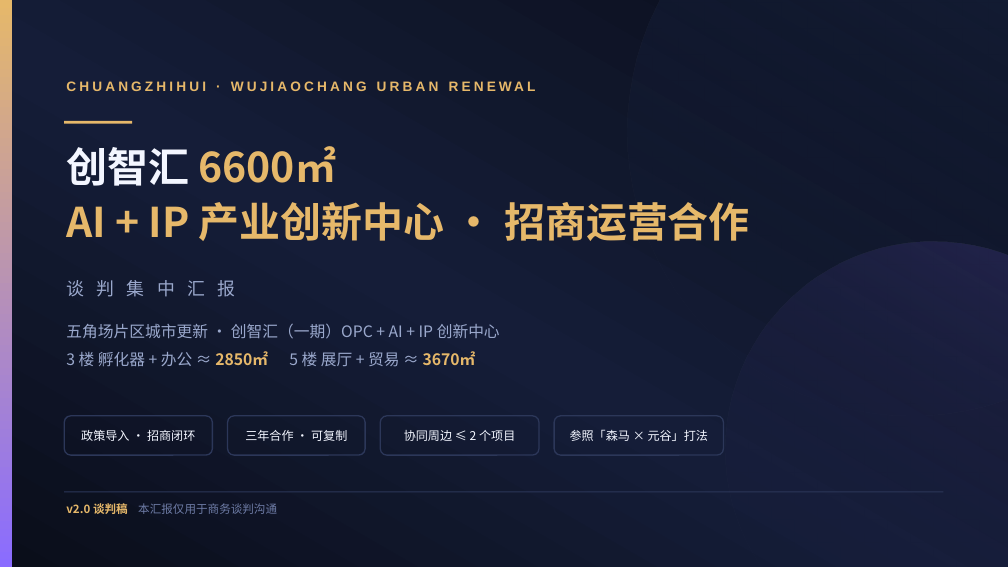
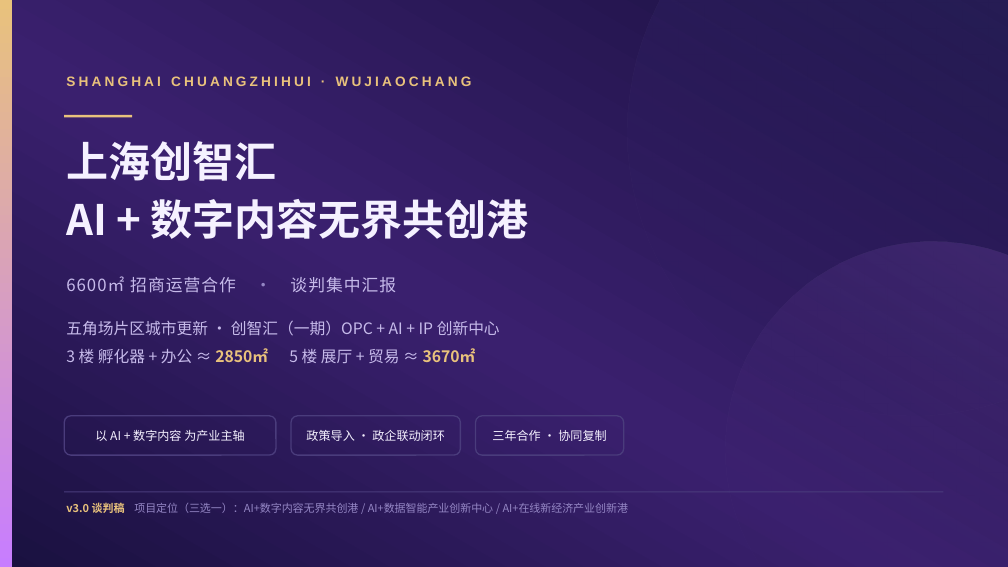
Before and after one commit to hujigang2010-maker/AIDEN, a slide deck: slide 1 of proposal/chuangzhihui-6600-proposal.pptx. Drawn at 1008x567 pixels with LibreOffice and Linux fonts; fonts in the diff are those of the drawing. Boxes give left, top, right and bottom in pixels: in the first picture for what was removed or moved away, otherwise in the second. Text is boxed around its words. In the diff, an @@ line names an element or a change of style, - is before the commit and + after.

```diff
--- a/proposal/chuangzhihui-6600-proposal.pptx
+++ b/proposal/chuangzhihui-6600-proposal.pptx
@@ rectangle at bbox=[0, 0, 1008, 567]: fill gradient #0A0E1A to #151D38 to gradient #1A1140 to #3A206E @@
@@ rectangle at bbox=[0, 0, 12, 567]: fill gradient #E6B86A to #8A6CFF to gradient #E9C27C to #C77DFF @@
@@ ellipse at bbox=[628, 0, 1008, 416]: fill gradient #5B8CFF to #0A0E1A to gradient #8B7BFF to #1A1140 @@
@@ text at bbox=[66, 76, 472, 86]: text changed; text colour #E6B86A to #E9C27C @@
-CHUANGZHIHUI · WUJIAOCHANG URBAN RENEWAL
+SHANGHAI CHUANGZHIHUI · WUJIAOCHANG
@@ rectangle: place and size @@
-rectangle at bbox=[64, 121, 132, 123]
+rectangle at bbox=[64, 115, 132, 117]
@@ rectangle at bbox=[64, 115, 132, 117]: fill #E6B86A to #E9C27C @@
@@ text at bbox=[66, 141, 529, 239]: text changed; size 39 to 40 pt; text colour #F3F6FF to #E9C27C @@
-创智汇 6600㎡
-AI + IP 产业创新中心 · 招商运营合作
+上海创智汇
+AI + 数字内容无界共创港
@@ ellipse at bbox=[726, 242, 1008, 567]: fill gradient #8A6CFF to #0A0E1A to gradient #C77DFF to #1A1140 @@
@@ text at bbox=[66, 276, 396, 293]: text changed; size 17 to 16 pt; text colour #9AA8CC to #C6BAEA @@
-谈 判 集 中 汇 报
+6600㎡ 招商运营合作 · 谈判集中汇报
@@ text "五角场片区城市更新 · 创智汇（一期）OPC + AI ..." at bbox=[66, 321, 500, 364]: text colour #9AA8CC to #C6BAEA in "五角场片区城市更新 · 创智汇（一期）OPC + AI + IP ..."; text colour #E6B86A to #E9C27C in "2850㎡ 3670㎡" @@
@@ rounded rectangle: place and size @@
-rounded rectangle at bbox=[64, 416, 212, 455]
+rounded rectangle at bbox=[64, 416, 276, 455]
@@ outline #2C3759 1.25 pt to #4A3C7C 1.25 pt in 3 elements at bbox=[64, 416, 276, 455], bbox=[476, 416, 624, 455], bbox=[291, 416, 461, 455] @@
@@ rounded rectangle: place and size @@
-rounded rectangle at bbox=[228, 416, 365, 455]
+rounded rectangle at bbox=[291, 416, 461, 455]
@@ rounded rectangle: place and size @@
-rounded rectangle at bbox=[380, 416, 539, 455]
+rounded rectangle at bbox=[476, 416, 624, 455]
@@ rounded rectangle removed at bbox=[554, 416, 724, 455] @@
@@ text at bbox=[95, 430, 244, 441]: text changed; text colour #F3F6FF to #F5F1FF @@
-政策导入 · 招商闭环
+以 AI + 数字内容 为产业主轴
@@ text at bbox=[306, 430, 445, 441]: text changed; text colour #F3F6FF to #F5F1FF @@
-三年合作 · 可复制
+政策导入 · 政企联动闭环
@@ text at bbox=[492, 430, 606, 441]: text changed; text colour #F3F6FF to #F5F1FF @@
-协同周边 ≤ 2 个项目
+三年合作 · 协同复制
@@ text removed at bbox=[570, 429, 708, 441] @@
-参照「森马 × 元谷」打法
@@ rectangle at bbox=[64, 492, 944, 492]: fill #2C3759 to #4A3C7C @@
@@ text at bbox=[66, 501, 628, 516]: text changed; size 11 to 10.5 pt; text colour #6E7CA6 to #9486C4 @@
-v2.0 谈判稿 本汇报仅用于商务谈判沟通
+v3.0 谈判稿 项目定位（三选一）：AI+数字内容无界共创港 / AI+数据智能产业创新中心 / AI+在线新经济产业创新港
```
Also in this commit, not shown: 33 other slides changed, 1 slide added, 2 other files.
